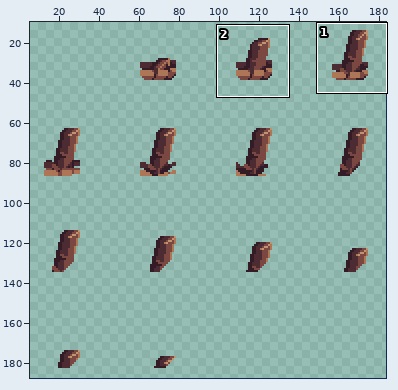
Sprite sheet: assets/effects/earth_pillar.png. The first picture is a wide view before the edit; the outline marks the close-up.
Close-up. First the earlier version:
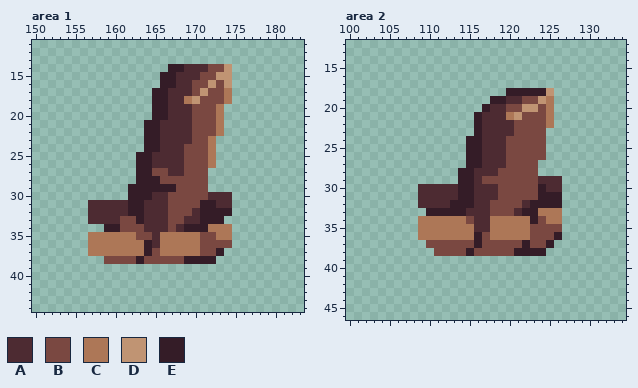
The file is 192x192 pixels. Shown: area 1: x 150..183, y 11..44; area 2: x 100..134, y 12..46. The wide view leaves out empty margins. The commit also changed other parts of the picture, which this record leaves out.
Palette (. is transparent): A #4d2b32  B #7a4841  C #ad7757  D #c09473  E #341c27
New version:
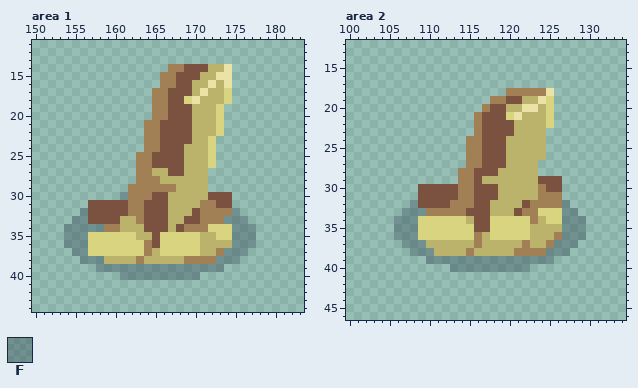
Colours new in this view: F #1b263d4c
Changes in this commit:
{"colour":"A","old":"#4d2b32","new":"#7b513f"}
{"colour":"B","old":"#7a4841","new":"#bbb36b"}
{"colour":"C","old":"#ad7757","new":"#d8d480"}
{"colour":"D","old":"#c09473","new":"#ebe2a6"}
{"colour":"E","old":"#341c27","new":"#a18056"}
{"where": "area 1"}
{"y":30,"x":161,"old":".","new":"F"}
{"y":32,"x":156,"old":".","new":"F"}
{"y":32,"x":175,"old":".","new":"F"}
{"y":33,"x":155,"old":"..","new":"FF"}
{"y":33,"x":174,"old":"...","new":"FFF"}
{"y":34,"x":154,"old":".....","new":"FFFFF"}
{"y":34,"x":175,"old":"...","new":"FFF"}
{"y":35,"x":154,"old":"...","new":"FFF"}
{"y":35,"x":175,"old":"...","new":"FFF"}
{"y":36,"x":154,"old":"...","new":"FFF"}
{"y":36,"x":175,"old":"...","new":"FFF"}
{"y":37,"x":155,"old":"..","new":"FF"}
{"y":37,"x":174,"old":"...","new":"FFF"}
{"y":38,"x":156,"old":"...","new":"FFF"}
{"y":38,"x":173,"old":"...","new":"FFF"}
{"y":39,"x":158,"old":"................","new":"FFFFFFFFFFFFFFFF"}
{"y":40,"x":161,"old":"..........","new":"FFFFFFFFFF"}
{"where": "area 2"}
{"y":32,"x":108,"old":".","new":"F"}
{"y":32,"x":127,"old":".","new":"F"}
{"y":33,"x":107,"old":"...","new":"FFF"}
{"y":33,"x":127,"old":"..","new":"FF"}
{"y":34,"x":106,"old":"...","new":"FFF"}
{"y":34,"x":127,"old":"...","new":"FFF"}
{"y":35,"x":106,"old":"...","new":"FFF"}
{"y":35,"x":127,"old":"...","new":"FFF"}
{"y":36,"x":106,"old":"...","new":"FFF"}
{"y":36,"x":127,"old":"...","new":"FFF"}
{"y":37,"x":107,"old":"...","new":"FFF"}
{"y":37,"x":126,"old":"...","new":"FFF"}
{"y":38,"x":108,"old":"...","new":"FFF"}
{"y":38,"x":125,"old":"...","new":"FFF"}
{"y":39,"x":110,"old":"................","new":"FFFFFFFFFFFFFFFF"}
{"y":40,"x":113,"old":"..........","new":"FFFFFFFFFF"}
{"label":"changed","picture_box":[64,64,256,280]}
{"label":"changed","picture_box":[394,88,586,272]}
